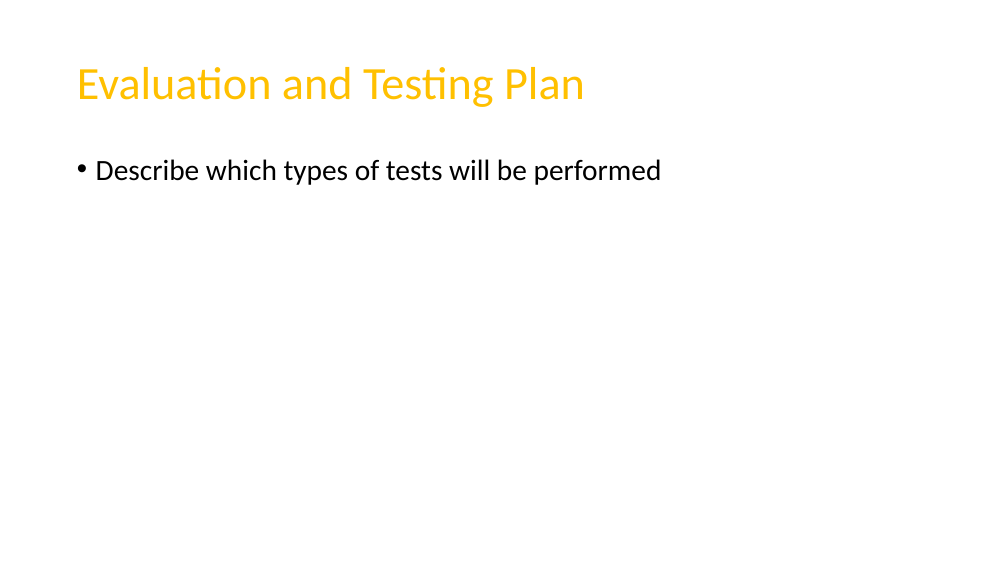
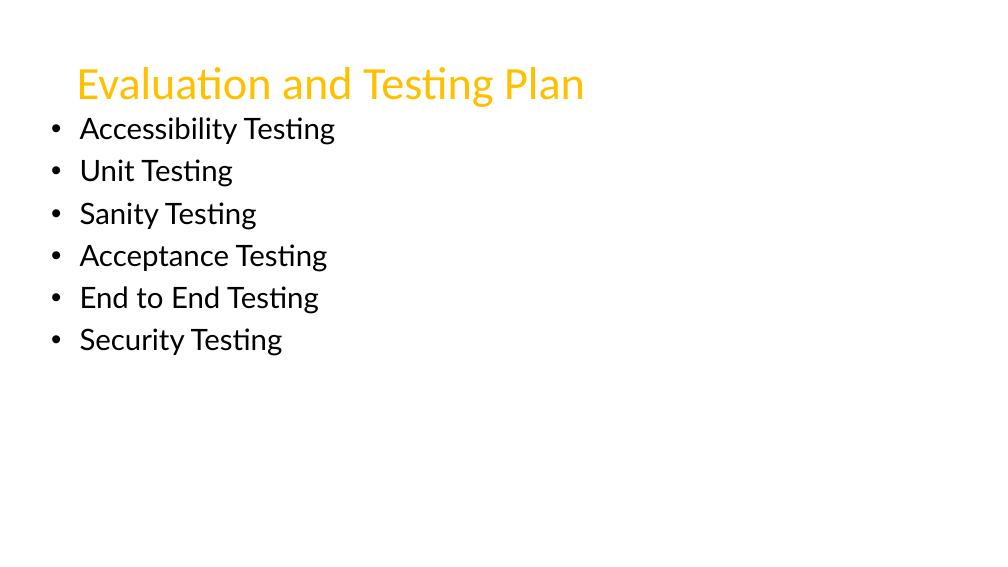
Before and after one commit to RoiTief/Exam-Management-System, a slide deck: slide 11 of docs/Exam Management System - PROPOSAL.pptx. Drawn at 1008x567 pixels with LibreOffice and Linux fonts; fonts in the diff are those of the drawing. Boxes give left, top, right and bottom in pixels: in the first picture for what was removed or moved away, otherwise in the second. Text is boxed around its words. In the diff, an @@ line names an element or a change of style, - is before the commit and + after.

```diff
--- a/docs/Exam Management System - PROPOSAL.pptx
+++ b/docs/Exam Management System - PROPOSAL.pptx
@@ text at (80,117,336,356): text changed; font Calibri to Lato @@
-• Describe which types of tests will be performed
+• Accessibility Testing
+• Unit Testing
+• Sanity Testing
+• Acceptance Testing
+• End to End Testing
+• Security Testing
```
Also in this commit, not shown: 4 other slides changed, 1 slide added, 1 slide removed, 1 other file.
